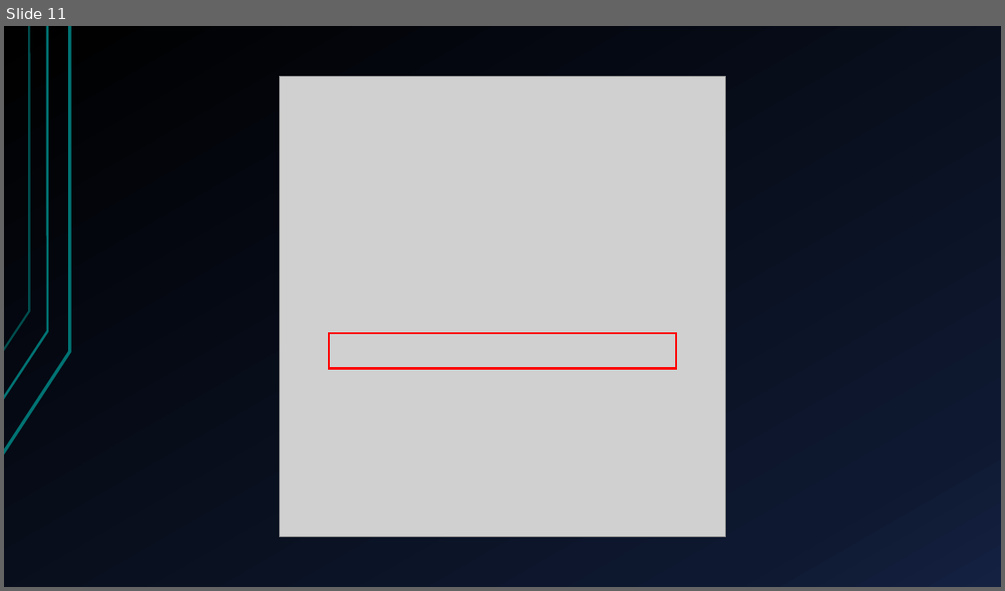
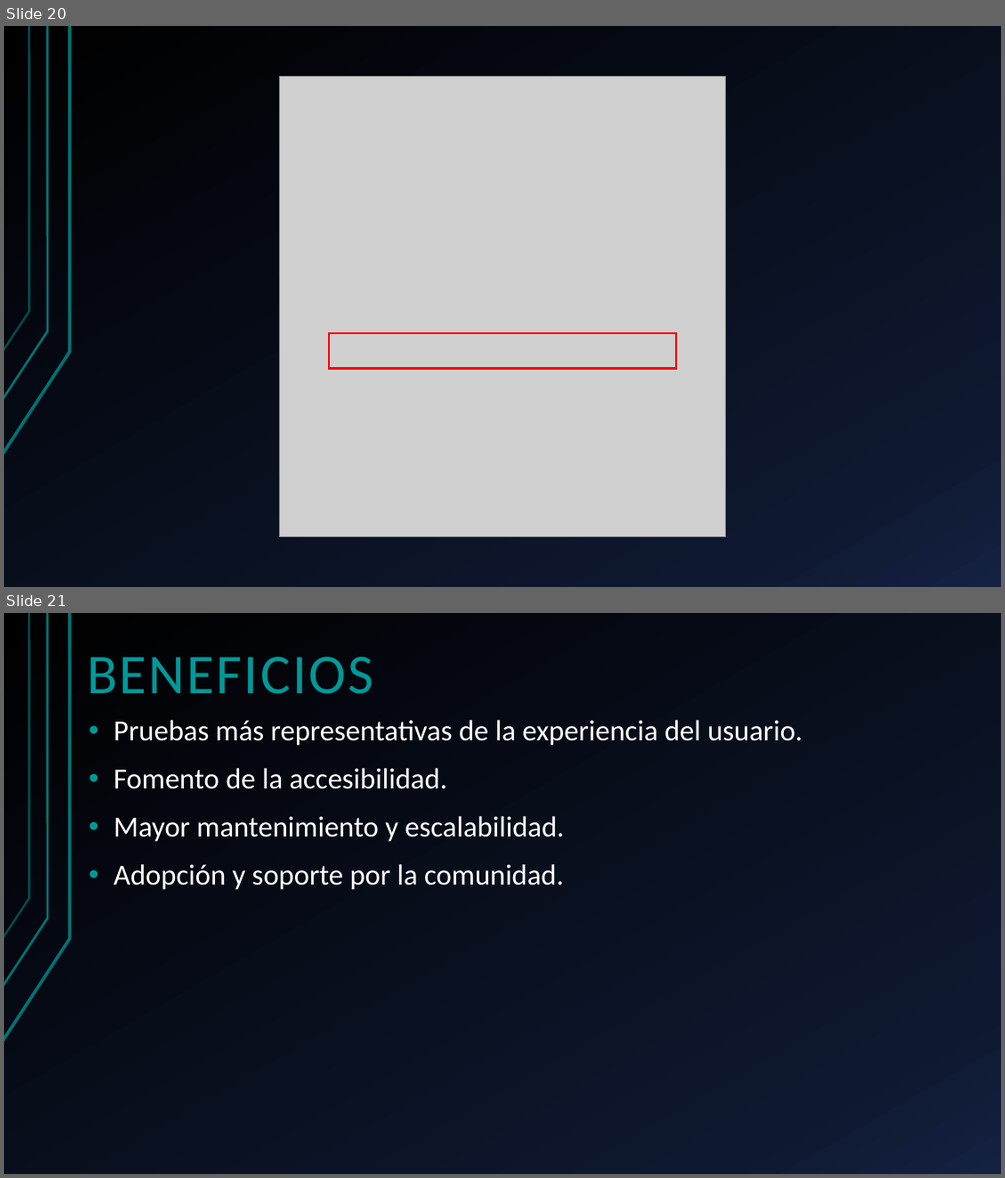
Before and after one commit to GusGiam01/TP-Desarrollo-Software, a slide deck: App POC/Documentacion/TestingLibrary-Presentacion.pptx. Shown one above the other, each under a label of ours: slide 11 before the commit, slides 20 and 21 after it. The pictures are 1005x591 and 1005x1178 pixels, drawn with LibreOffice and Linux fonts; fonts in the diff are those of the drawing; grey boxes stand for pictures. Boxes give left, top, right and bottom in pixels: in the first picture for what was removed or moved away, otherwise in the second. Text is boxed around its words. In the diff, an @@ line names an element or a change of style, - is before the commit and + after.

```diff
--- a/App POC/Documentacion/TestingLibrary-Presentacion.pptx
+++ b/App POC/Documentacion/TestingLibrary-Presentacion.pptx
@@ slide 21 added at (x1=4, y1=613, x2=1001, y2=1174), background gradient #000000 to #0F1931 to #142242; not listed: 3 template elements that a slide beside it also shows @@
@@ title added at (x1=87, y1=657, x2=373, y2=694), 54 pt, text #009999 @@
+BENEFICIOS
@@ text added at (x1=113, y1=720, x2=802, y2=890), 28 pt, text #FFFFFF @@
+• Pruebas más representativas de la experiencia del usuario.
+• Fomento de la accesibilidad.
+• Mayor mantenimiento y escalabilidad.
+• Adopción y soporte por la comunidad.
@@ what was slide 11 is now slide 20 @@
```
Also in this commit, not shown: 3 slides changed, 14 other slides added, 5 slides removed, 3 other files.
